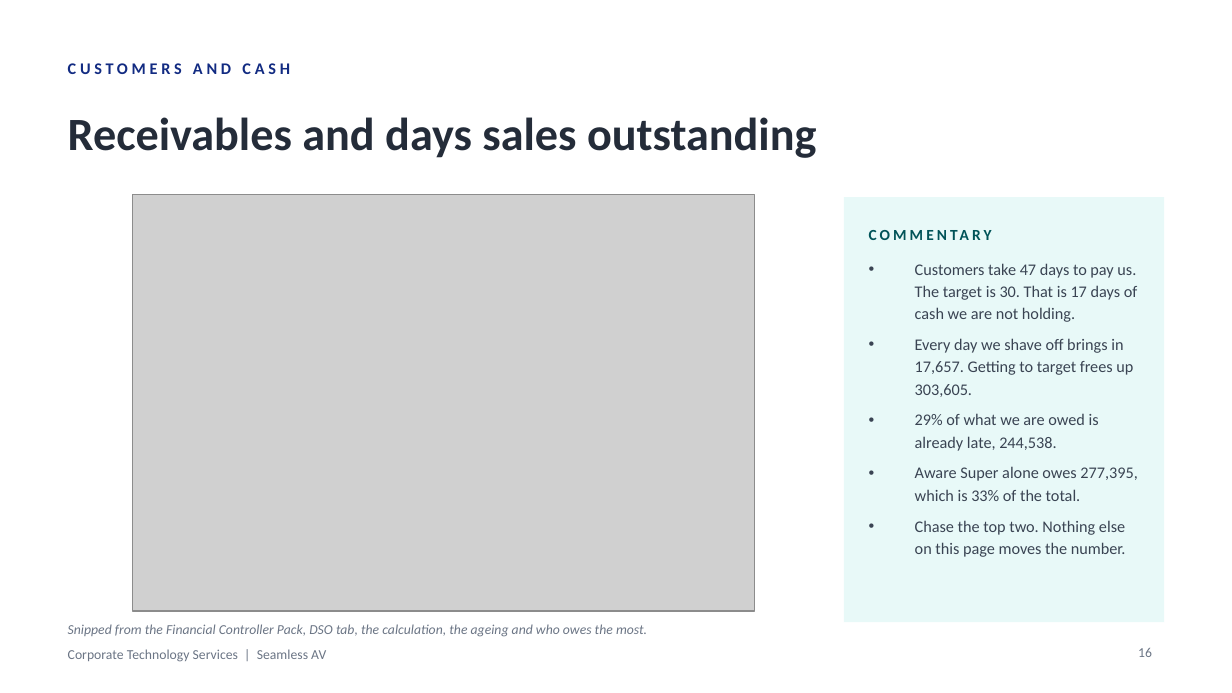
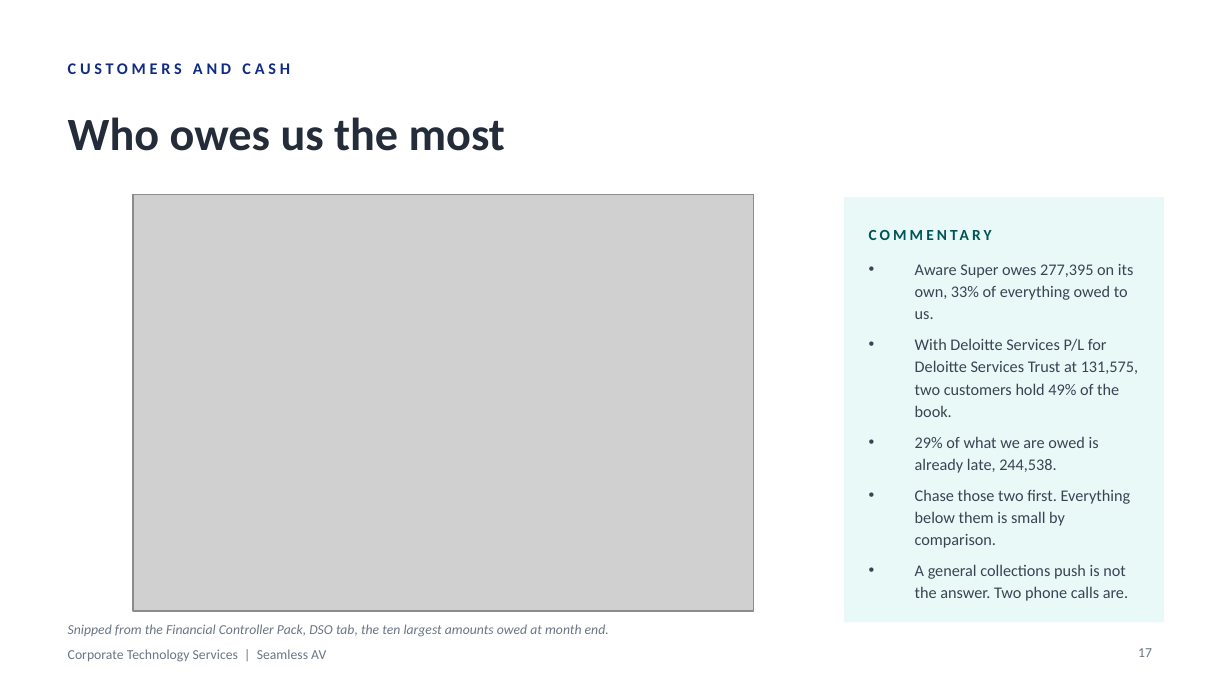
Before and after one commit to WesleyNelson-O33/Claude, a slide deck: slide 17 of deck/CTS Monthly Business Review - September 2026.pptx (slide 16 before the commit). Drawn at 1232x693 pixels with LibreOffice and Linux fonts; fonts in the diff are those of the drawing; grey boxes stand for pictures. Boxes give left, top, right and bottom in pixels: in the first picture for what was removed or moved away, otherwise in the second. Text is boxed around its words. In the diff, an @@ line names an element or a change of style, - is before the commit and + after.

```diff
--- a/deck/CTS Monthly Business Review - September 2026.pptx
+++ b/deck/CTS Monthly Business Review - September 2026.pptx
@@ text at (68, 117, 505, 151): text changed @@
-Receivables and days sales outstanding
+Who owes us the most
@@ text at (915, 264, 1138, 417): text changed @@
-• Customers take 47 days to pay us. The target is 30. That is 17 days of cash we are not holding.
-• Every day we shave off brings in 17,657. Getting to target frees up 303,605.
+• Aware Super owes 277,395 on its own, 33% of everything owed to us.
+• With Deloitte Services P/L for Deloitte Services Trust at 131,575, two customers hold 49% of the book.
@@ text at (915, 489, 1131, 601): text changed @@
-• Aware Super alone owes 277,395, which is 33% of the total.
-• Chase the top two. Nothing else on this page moves the number.
+• Chase those two first. Everything below them is small by comparison.
+• A general collections push is not the answer. Two phone calls are.
@@ text at (68, 624, 609, 637): text changed @@
-Snipped from the Financial Controller Pack, DSO tab, the calculation, the ageing and who owes the most.
+Snipped from the Financial Controller Pack, DSO tab, the ten largest amounts owed at month end.
@@ page number at (1138, 648, 1152, 657): text changed @@
-16
+17
```
Also in this commit, not shown: 3 other slides changed, 2 slides added, 1 slide removed, 23 other files.
